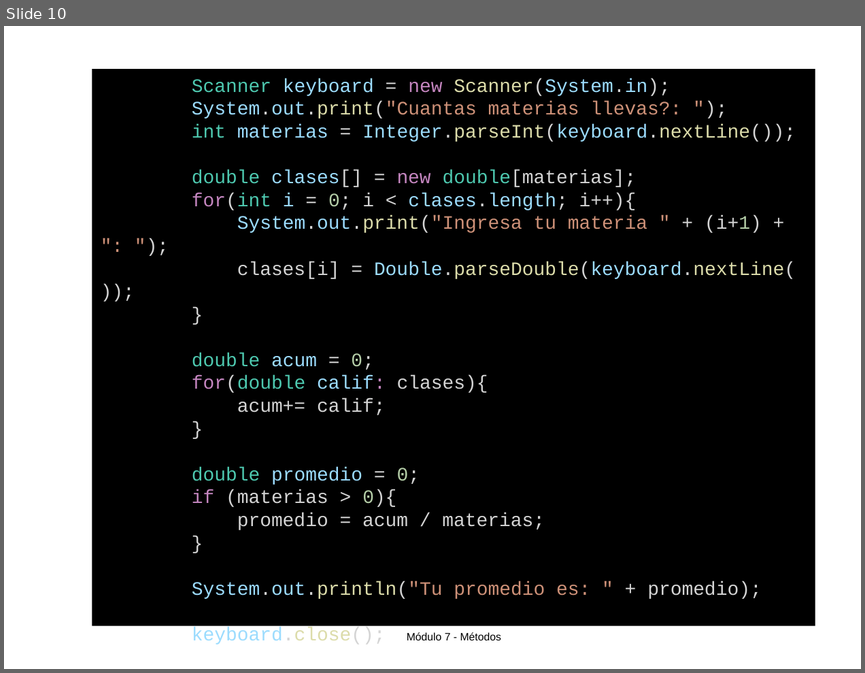
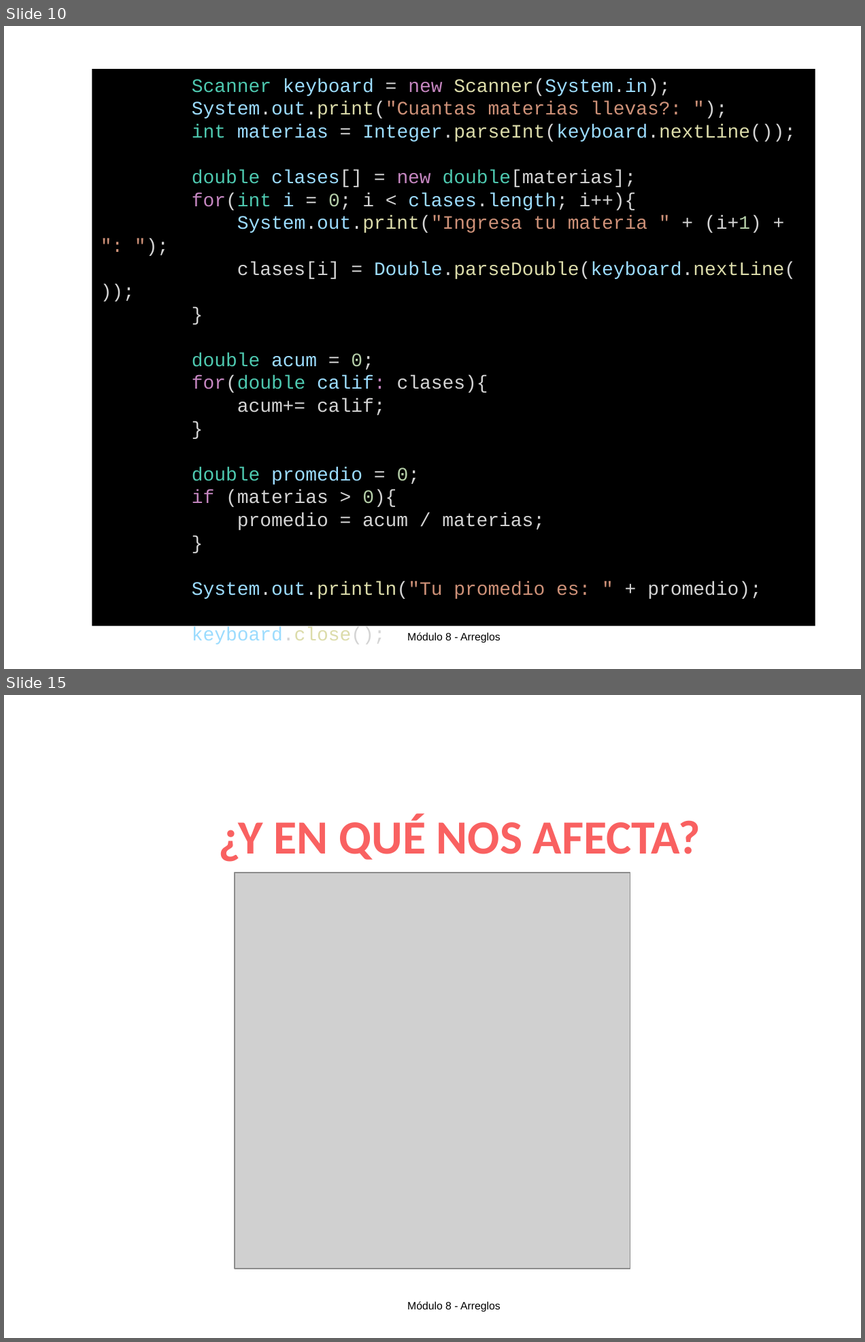
Before and after one commit to OMardil/INFO1_MOD8-Arreglos, a slide deck: 01 Presentacion/INFO1_MOD8-Arreglos.pptx. Shown one above the other, each under a label of ours: slide 10 before the commit, slides 10 and 15 after it; the slides between them are not shown. The pictures are 865x673 and 865x1342 pixels, drawn with LibreOffice and Linux fonts; fonts in the diff are those of the drawing; grey boxes stand for pictures. Boxes give left, top, right and bottom in pixels: in the first picture for what was removed or moved away, otherwise in the second. Text is boxed around its words. In the diff, an @@ line names an element or a change of style, - is before the commit and + after.

```diff
--- a/01 Presentacion/INFO1_MOD8-Arreglos.pptx
+++ b/01 Presentacion/INFO1_MOD8-Arreglos.pptx
@@ slide 15 added at (4, 695, 861, 1338), background #FFFFFF; not listed: 1 template element that a slide beside it also shows @@
@@ title added at (219, 814, 700, 862), 40 pt, text #F96161, bold @@
+¿Y EN QUÉ NOS AFECTA?
@@ picture added at (235, 872, 630, 1268) @@
@@ slide 10 changed as well @@
@@ text at (407, 632, 500, 643): text changed @@
-Módulo 7 - Métodos
+Módulo 8 - Arreglos
```
Also in this commit, not shown: 8 other slides changed, 7 other slides added, 3 other files.
